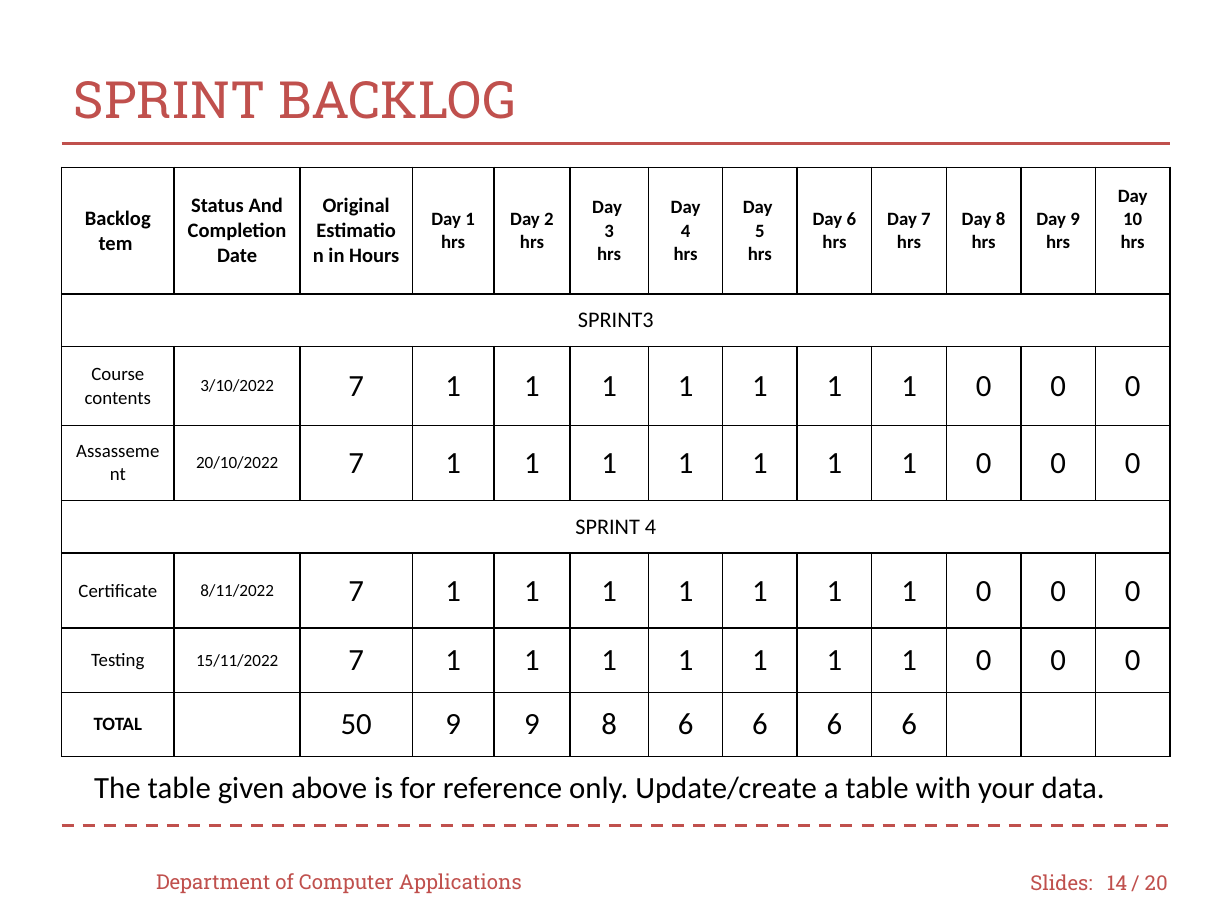
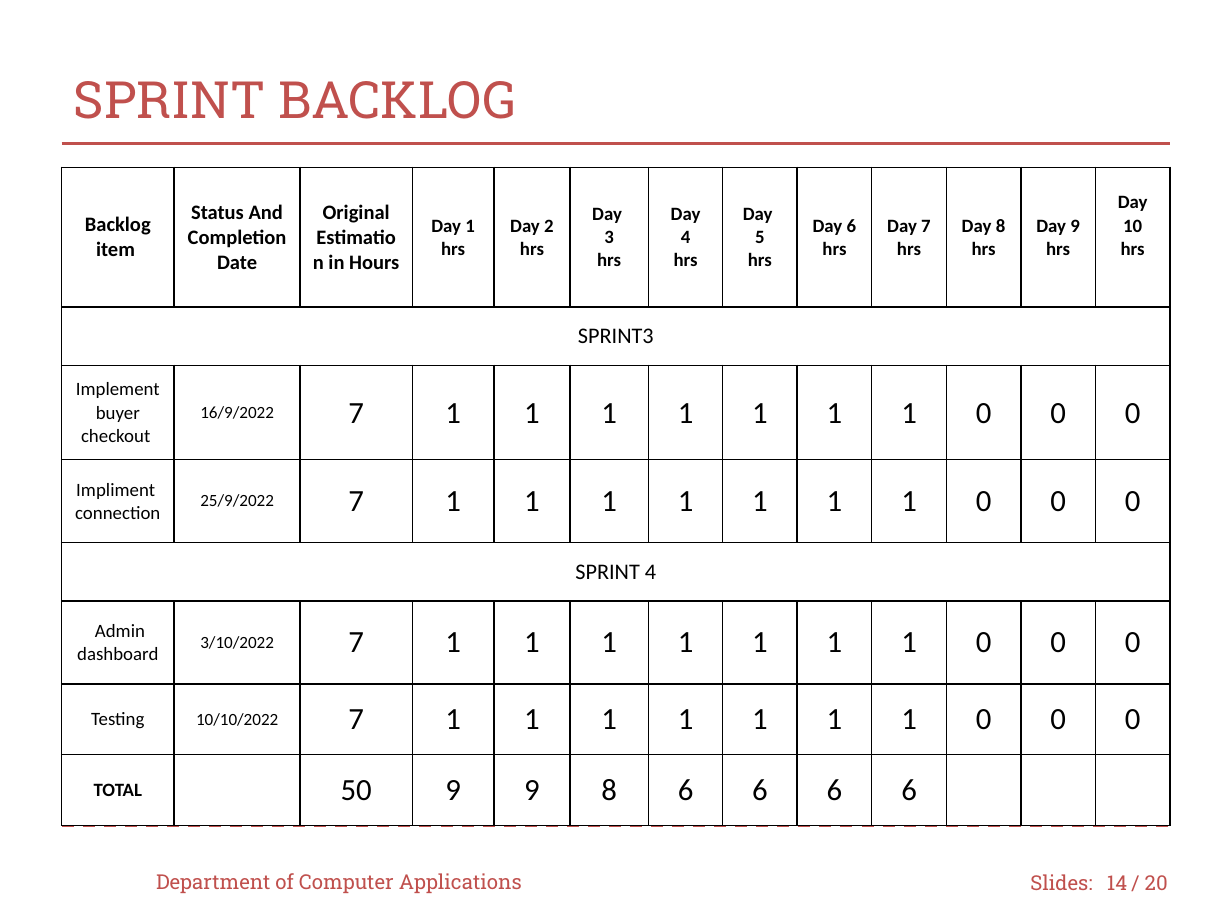
Before and after one commit to Saran-sk52/Mini-Project, a slide deck: slide 14 of 49_MP_presentation.pptx. Drawn at 1232x924 pixels with LibreOffice and Linux fonts; fonts in the diff are those of the drawing; background and template pictures are left out. Boxes give left, top, right and bottom in pixels: in the first picture for what was removed or moved away, otherwise in the second. Text is boxed around its words. In the diff, an @@ line names an element or a change of style, - is before the commit and + after.

```diff
--- a/49_MP_presentation.pptx
+++ b/49_MP_presentation.pptx
@@ table at [62,168,1173,825] @@
-row 1, column 1: Backlog tem
+row 1, column 1: Backlog item
-row 3, column 1: Course contents
+row 3, column 1: Implement buyer checkout
-row 3, column 2: 3/10/2022
+row 3, column 2: 16/9/2022
-row 4, column 1: Assassement
+row 4, column 1: Impliment connection
-row 4, column 2: 20/10/2022
+row 4, column 2: 25/9/2022
-row 6, column 1: Certificate
+row 6, column 1: Admin dashboard
-row 6, column 2: 8/11/2022
+row 6, column 2: 3/10/2022
-row 7, column 2: 15/11/2022
+row 7, column 2: 10/10/2022
@@ text removed at [94,776,1105,804] @@
-The table given above is for reference only. Update/create a table with your data.
```
Also in this commit, not shown: 18 other slides changed, 1 slide added, 1 slide removed.
